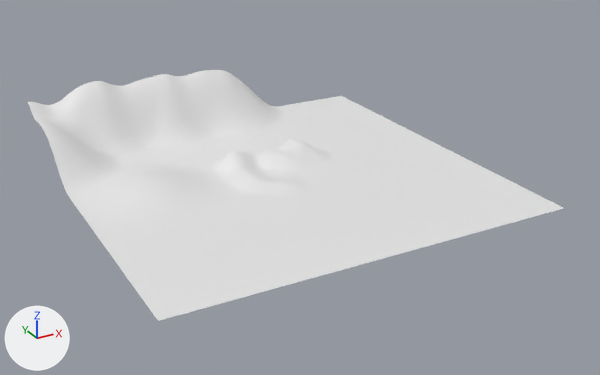
An edit to the glTF model SampleGame/resources/model/terrain/Terrain.gltf, drawn before and after from the same camera.
Both versions are drawn from a camera (50 mm lens) standing at (-894.0, -1750.0, 827.0) and looking at (32.0, -66.0, -15.0). The axes (+X, +Y, +Z) are drawn at lower left. The lights are the same throughout. Vertices at the same position are counted once.

The older version as bpy lines, for what is in view:
```python
mat_マテリアル_001 = principled_material('マテリアル.001')
mat_マテリアル_001.base_color = (0.8, 0.8, 0.8)  # white #e7e7e7
me_平面_001 = bpy.data.meshes.new('平面.001')
me_平面_001.from_pydata(...)  # 10000 vertices, 19602 faces; spans x -500.0..500.0, y -500.0..500.0, z 0.0..165.0
me_平面_001.materials.append(mat_マテリアル_001)  # white #e7e7e7
ob_terrain = bpy.data.objects.new('Terrain', me_平面_001)
ob_terrain.location = (0.0, 0.0, 0.0)
```
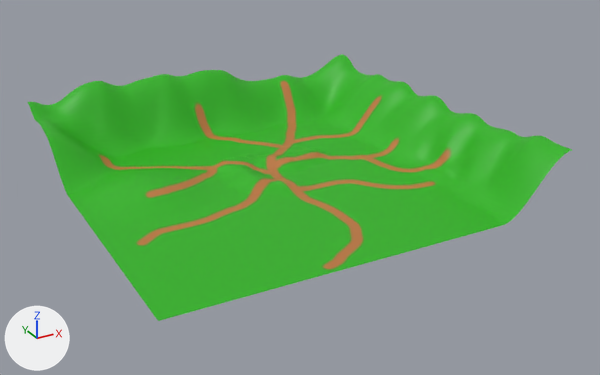
Diff of the bpy script that builds the scene:
```diff
--- a/SampleGame/resources/model/terrain/Terrain.gltf.py
+++ b/SampleGame/resources/model/terrain/Terrain.gltf.py
@@ img_terrain @@
+img_terrain = load_image('Terrain', 'Terrain.png', 1024, 1024, 'sRGB')
@@ mat_マテリアル_001 @@
 mat_マテリアル_001 = principled_material('マテリアル.001')
-mat_マテリアル_001.base_color = (0.8, 0.8, 0.8)  # white #e7e7e7
+mat_マテリアル_001.texture = img_terrain
@@ me_平面_001 @@
 # used by ob_terrain; location = (0.0, 0.0, 0.0)
-me_平面_001.from_pydata(...)  # 10000 vertices, 19602 faces; spans x -500.0..500.0, y -500.0..500.0, z 0.0..165.0
+me_平面_001.from_pydata(...)  # 10000 vertices, 19602 faces; spans x -500.0..500.0, y -500.0..500.0, z -2.0..165.0
+# me_平面_001 part 1: 2155 of 10000 vertices moved; they spanned x 76.0..500.0, y -500.0..500.0, z 0.0..144.0 and now span x 76.0..500.0, y -500.0..500.0, z 1.0..148.0; mean shift (0.0, 0.0, 63.0); largest move (500.0, -409.0, 0.0) -> (500.0, -409.0, 148.0)
+# me_平面_001 part 2: 390 of 10000 vertices moved; they spanned x -106.0..187.0, y 5.0..167.0, z 0.0..43.0 and now span x -106.0..187.0, y 4.0..167.0, z -2.0..18.0; mean shift (0.0, -1.0, -11.0); largest move (106.0, 116.0, 43.0) -> (106.0, 116.0, 5.0)
 me_平面_001.materials.append(mat_マテリアル_001)
```

Pixel boxes [x1, y1, x2, y2] of what changed, in the pictures (600 x 375 px; the box of a moved part takes in the faces that stretch with it):
'Terrain', surface changed, reshaped (white to green, 6% taller)
    before: [28, 70, 563, 321]
    after: [28, 54, 572, 321]
part 1 of me_平面_001, moved or reshaped
    before: [220, 70, 563, 225]
    after: [220, 54, 572, 225]
part 2 of me_平面_001, moved or reshaped
    before: [215, 139, 335, 174]
    after: [215, 145, 335, 174]
